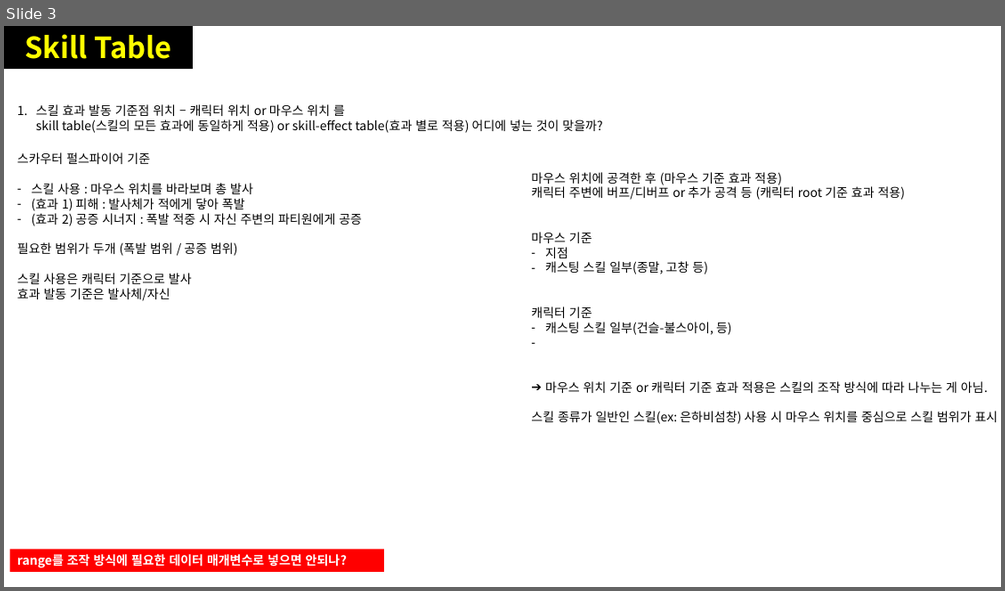
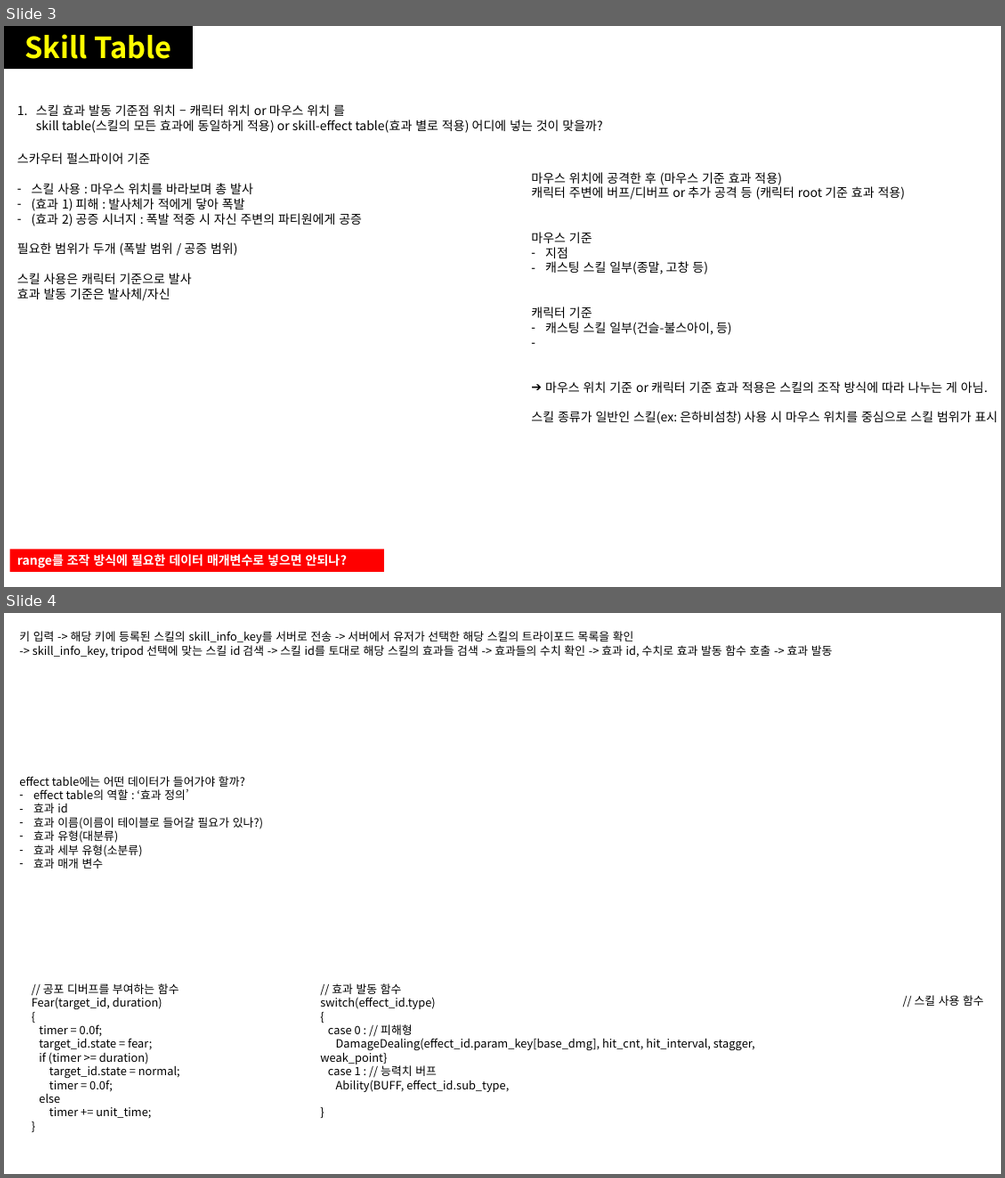
Before and after one commit to hjs0913/GameDesign, a slide deck: 로스트아크/데이터테이블/고민해야하는것.pptx. Shown one above the other, each under a label of ours: slide 3 before the commit, slides 3 and 4 after it. The pictures are 1005x591 and 1005x1178 pixels, drawn with LibreOffice and Linux fonts; fonts in the diff are those of the drawing. Boxes give left, top, right and bottom in pixels: in the first picture for what was removed or moved away, otherwise in the second. Text is boxed around its words. In the diff, an @@ line names an element or a change of style, - is before the commit and + after.

Commit message:
effect table 하는 중

```diff
--- a/로스트아크/데이터테이블/고민해야하는것.pptx
+++ b/로스트아크/데이터테이블/고민해야하는것.pptx
@@ slide 4 added at [4, 613, 1001, 1174], background #FFFFFF @@
@@ text added at [19, 631, 833, 657], 11 pt, text #000000 @@
+키 입력 -> 해당 키에 등록된 스킬의 skill_info_key를 서버로 전송 -> 서버에서 유저가 선택한 해당 스킬의 트라이포드 목록을 확인
+-> skill_info_key, tripod 선택에 맞는 스킬 id 검색 -> 스킬 id를 토대로 해당 스킬의 효과들 검색 -> 효과들의 수치 확인 -> 효과 id, 수치로 효과 발동 함수 호출 -> 효과 발동
@@ text added at [19, 776, 263, 868], 11 pt, text #000000 @@
+effect table에는 어떤 데이터가 들어가야 할까?
+– effect table의 역할 : ‘효과 정의’
+– 효과 id
+– 효과 이름(이름이 테이블로 들어갈 필요가 있나?)
+– 효과 유형(대분류)
+– 효과 세부 유형(소분류)
+– 효과 매개 변수
@@ text added at [32, 983, 180, 1118], 11 pt, text #000000 @@
+// 공포 디버프를 부여하는 함수
+Fear(target_id, duration)
+{
+timer = 0.0f;
+target_id.state = fear;
+if (timer >= duration)
+target_id.state = normal;
+timer = 0.0f;
+else
+timer += unit_time;
+}
@@ text added at [320, 983, 755, 1092], 11 pt, text #000000 @@
+// 효과 발동 함수
+switch(effect_id.type)
+{
+case 0 : // 피해형
+DamageDealing(effect_id.param_key[base_dmg], hit_cnt, hit_interval, stagger, weak_point}
+case 1 : // 능력치 버프
+Ability(BUFF, effect_id.sub_type,
+}
@@ text added at [914, 995, 984, 1005], 11 pt, text #000000 @@
+// 스킬 사용 함수
```
Also in this commit, not shown: 2 other files.
